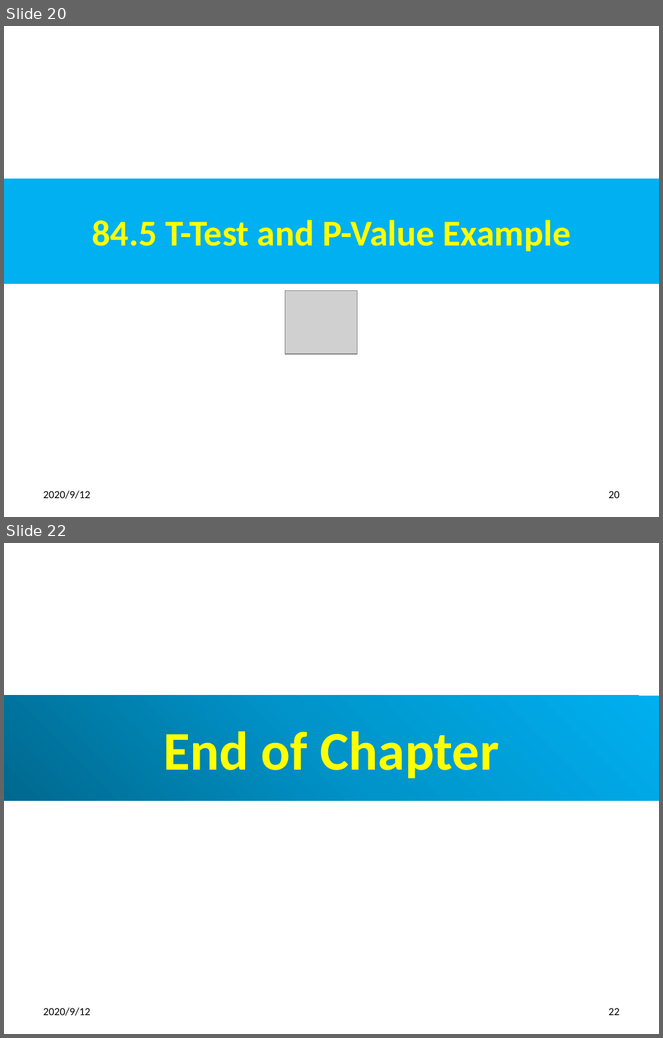
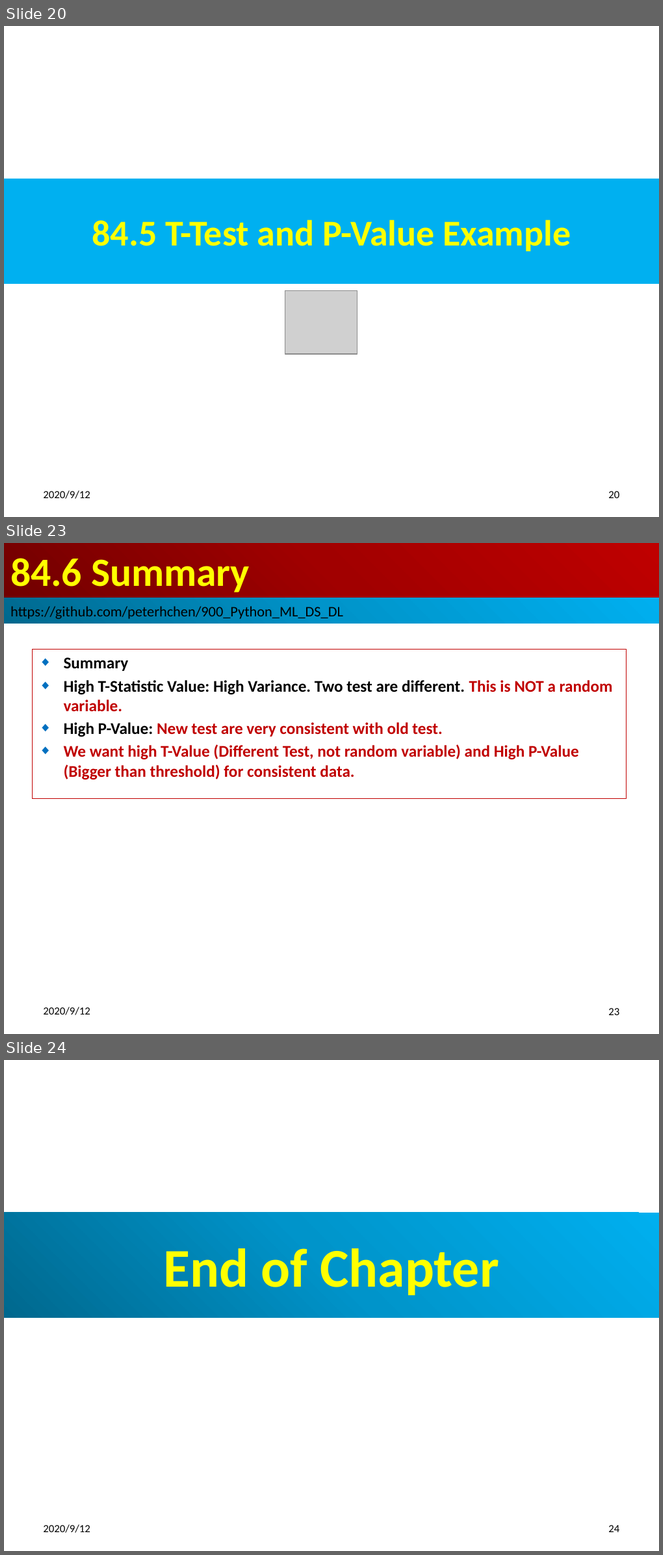
Before and after one commit to peterhchen/900_Python_ML_DS_DL, a slide deck: 084_TTestPValue.pptx. Shown one above the other, each under a label of ours: slides 20 and 22 before the commit, slides 20, 23 and 24 after it; the slides between them are not shown. The pictures are 663x1038 and 663x1555 pixels, drawn with LibreOffice and Linux fonts; fonts in the diff are those of the drawing; grey boxes stand for pictures. Boxes give left, top, right and bottom in pixels: in the first picture for what was removed or moved away, otherwise in the second. Text is boxed around its words. In the diff, an @@ line names an element or a change of style, - is before the commit and + after.

```diff
--- a/084_TTestPValue.pptx
+++ b/084_TTestPValue.pptx
@@ slide 23 added at <box>4,543,659,1034</box>, background #FFFFFF @@
@@ title added at <box>4,543,659,598</box>, fill gradient #720000 to #A20000 to #C00000, 44 pt, text #FFFF00, bold @@
+84.6 Summary
@@ rectangle added at <box>4,598,659,624</box>, fill gradient #00688E to #0094CA to #00B0F0, 16 pt, text #000000 @@
+https://github.com/peterhchen/900_Python_ML_DS_DL
@@ subtitle added at <box>32,649,627,798</box>, outline #C00000 0.75 pt, 18 pt, text #C00000, bold @@
+◆ Summary
+◆ High T-Statistic Value: High Variance. Two test are different. This is NOT a random variable.
+◆ High P-Value: New test are very consistent with old test.
+◆ We want high T-Value (Different Test, not random variable) and High P-Value (Bigger than threshold) for consistent data.
@@ text added at <box>43,1007,90,1016</box>, 12 pt, text #000000 @@
+2020/9/12
@@ page number added at <box>608,1008,620,1016</box>, 12 pt, text #000000 @@
+23
@@ what was slide 22 is now slide 24 @@
@@ page number at <box>608,1525,620,1533</box>: text changed @@
-22
+24
```
Also in this commit, not shown: 4 slides changed, 1 other slide added, 7 other files.
